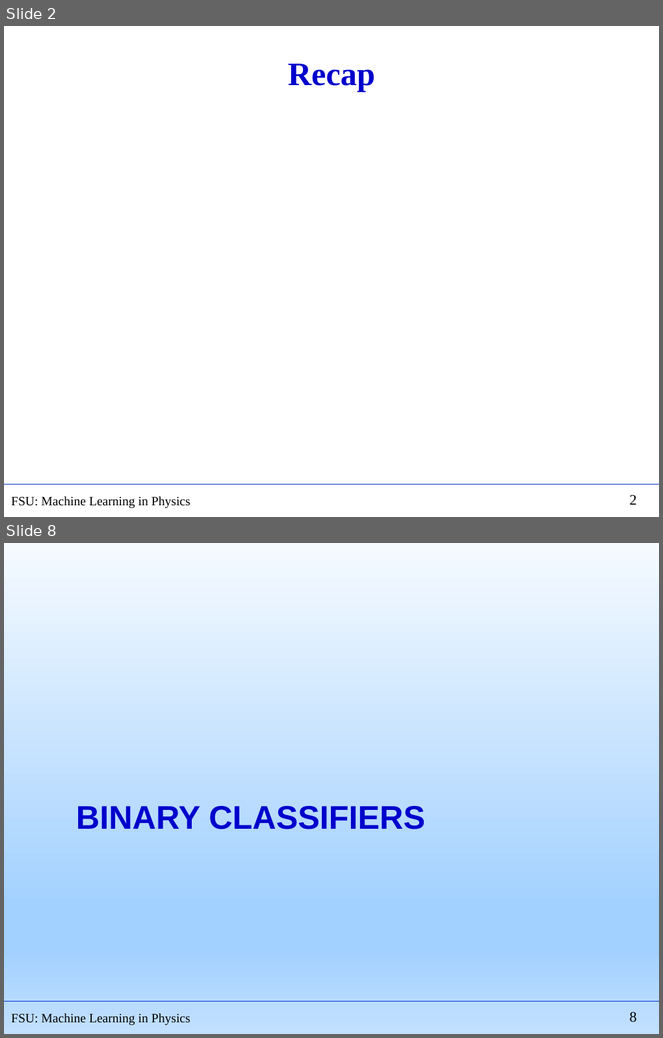
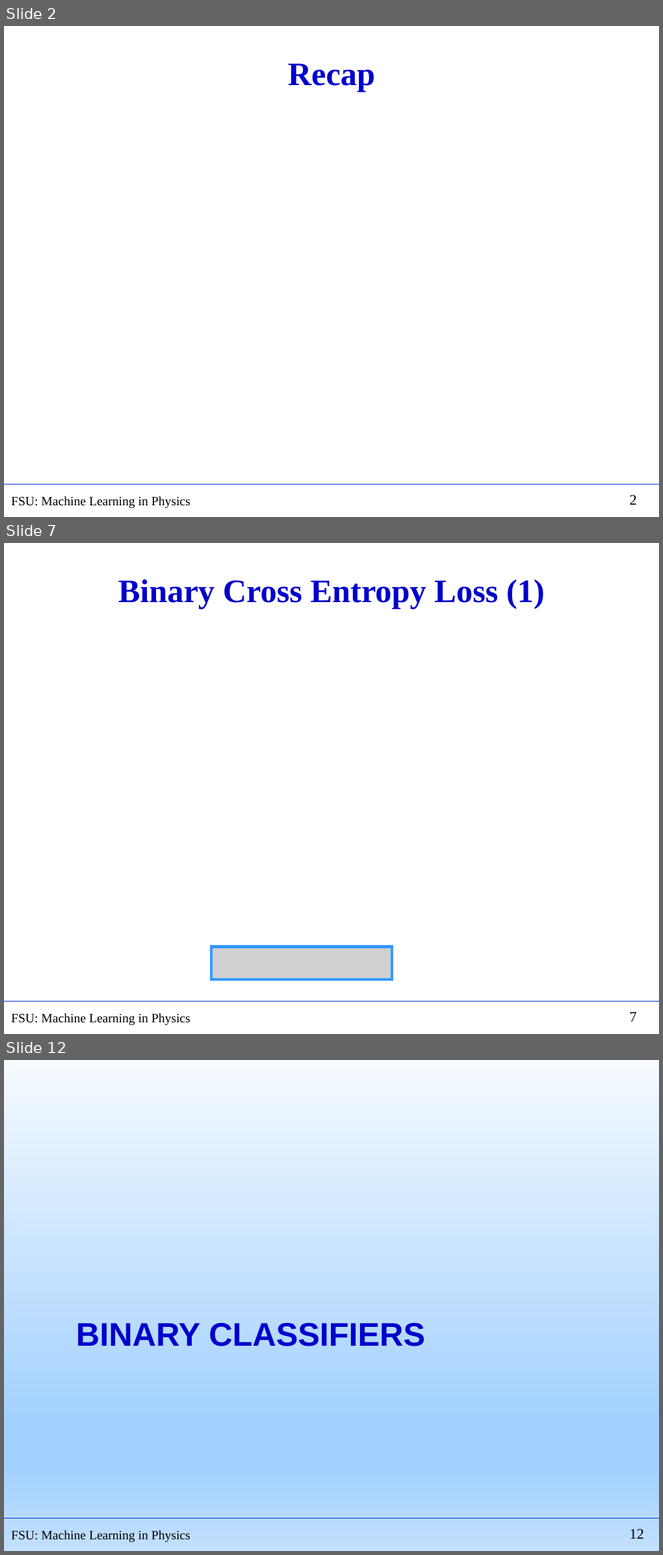
Before and after one commit to hbprosper/mlinphysics, a slide deck: Lectures/01.Foundations/Lecture03.pptx. Shown one above the other, each under a label of ours: slides 2 and 8 before the commit, slides 2, 7 and 12 after it; the slides between them are not shown. The pictures are 663x1038 and 663x1555 pixels, drawn with LibreOffice and Linux fonts; fonts in the diff are those of the drawing; grey boxes stand for pictures. Boxes give left, top, right and bottom in pixels: in the first picture for what was removed or moved away, otherwise in the second. Text is boxed around its words. In the diff, an @@ line names an element or a change of style, - is before the commit and + after.

```diff
--- a/Lectures/01.Foundations/Lecture03.pptx
+++ b/Lectures/01.Foundations/Lecture03.pptx
@@ slide 7 added at (4,543,659,1034), background #FFFFFF; not listed: 3 template elements that a slide beside it also shows @@
@@ title added at (118,579,545,609), 36 pt, text #0000CC, bold @@
+Binary Cross Entropy Loss (1)
@@ picture added at (212,947,392,980) @@
@@ what was slide 8 is now slide 12 @@
@@ page number at (630,1529,644,1539): text changed @@
-8
+12
```
Also in this commit, not shown: 3 slides changed, 7 other slides added, 4 slides removed, 5 other files.
